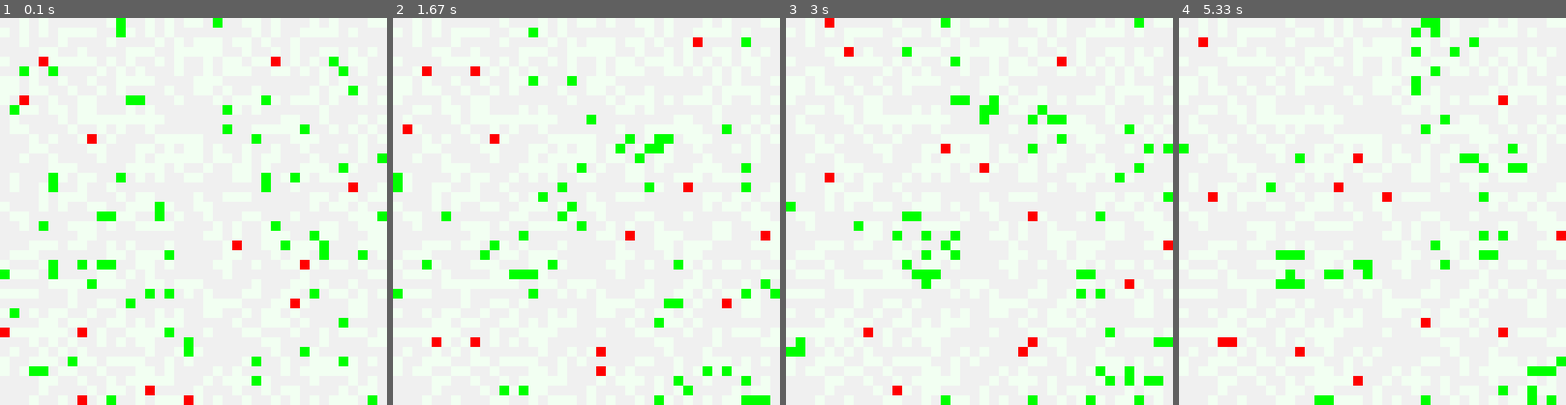
Above: before the commit, frames 1-4 (left to right).
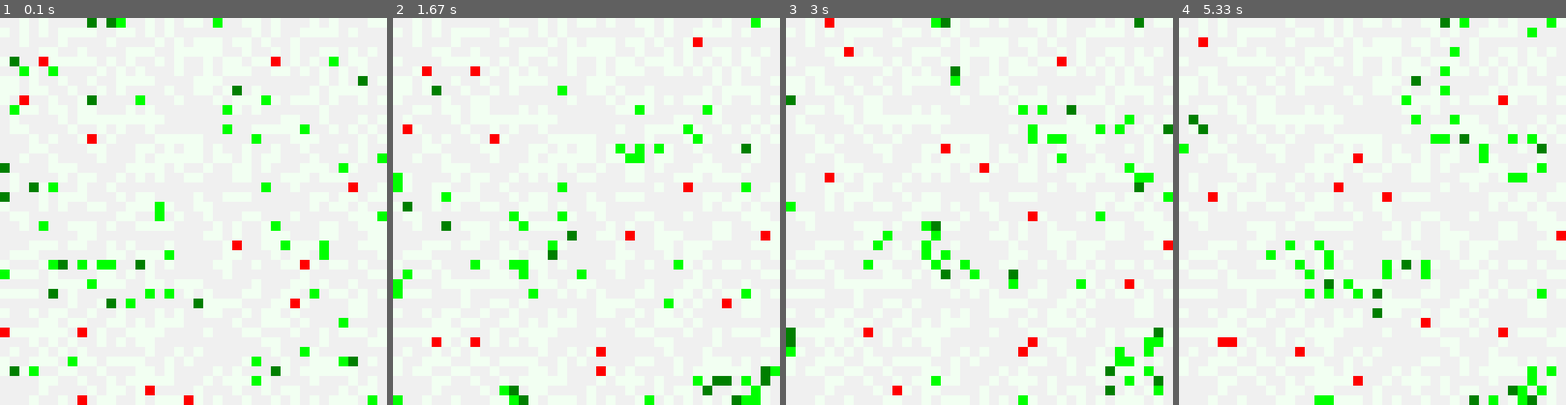
Above: after the commit, the same moments.

Repository: snisarg/263C
Game: pygame game, started from game.py
Two runs of this game, one before a commit and one after it. Both use one fixed random seed, a clock stepped at 60 frames per second and the inputs below. The source is Python 2; it was converted automatically to run under Python 3.
Inputs:
- Up to frame 1 (0.1 s): no input
- Up to frame 2 (1.67 s): no input
- Up to frame 3 (3 s): no input
- Up to frame 4 (5.33 s): no input

The runs differ from the first frame. In frame 1, 2.2% of the frame differs, in the area x 0-95%, y 0-100%; in frame 2, 4.6%; in frame 3, 6.0%, in the area x 0-100%, y 0-100%; in frame 4, 5.9%.

Commit message:
Run-away logic for Hard prey.

Diff:
--- a/animat.py
+++ b/animat.py
@@ -224,9 +224,25 @@
     def move(self, game_clock):
         if game_clock % config.easy_prey_range() + 1 == 0:
             return
-        coord = random_walk()
-        while grid.singleton_grid.is_obstacle(coord):
+        closest_animats = grid.singleton_world.around_point(self.position, config.hard_prey_range())
+        step_calc = StepCalculator((10, 6, 4, 2, 1))
+        for level in closest_animats:
+            for block in level:
+                for anim in block:
+                    if isinstance(anim, Predator):
+                        # Escaping 0 differences for now because of toroidal diff bug
+                        diff = distance_diff(self.position, anim.position, config.hard_prey_range())
+                        print diff
+                        if not (diff[0] == 0 and diff[1] == 0):
+                            step_calc.add(diff)
+
+        if not step_calc.get_count() == 0:
+            coord = step_calc.get_decision()
+        else:
+            # Nothing in site, random walk.
             coord = random_walk()
+            while grid.singleton_grid.is_obstacle(coord):
+                coord = random_walk()
         grid.singleton_world.move_animat(self, coord)
 
     def update_position(self, predators,markposition):
--- a/config/simple.yaml
+++ b/config/simple.yaml
@@ -15,8 +15,8 @@
 
 animats:
   count:
-    easy_prey: 65
-    hard_prey: 0
+    easy_prey: 45
+    hard_prey: 20
     predator: 13
   range:
     easy_prey: 5
